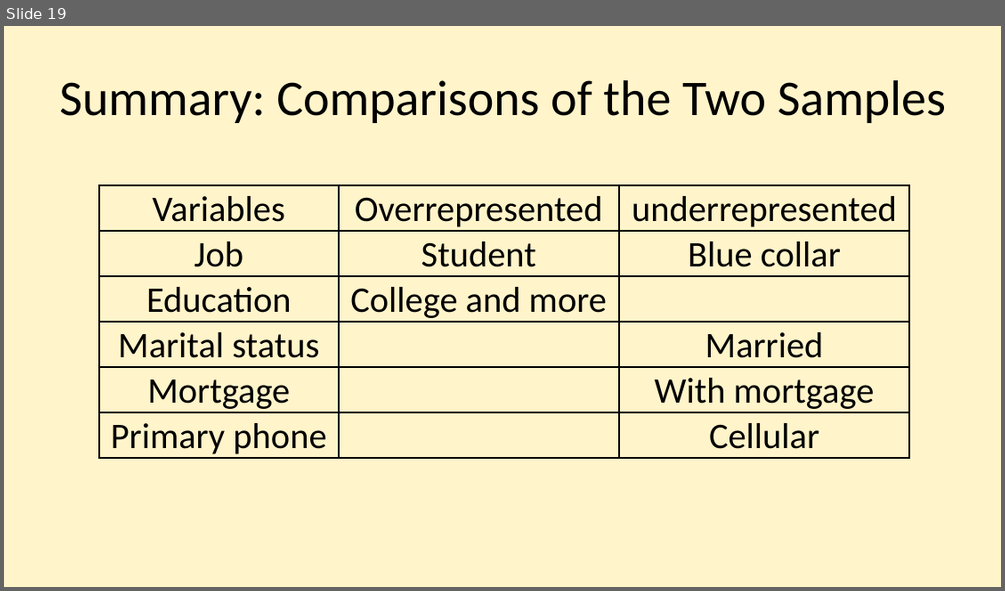
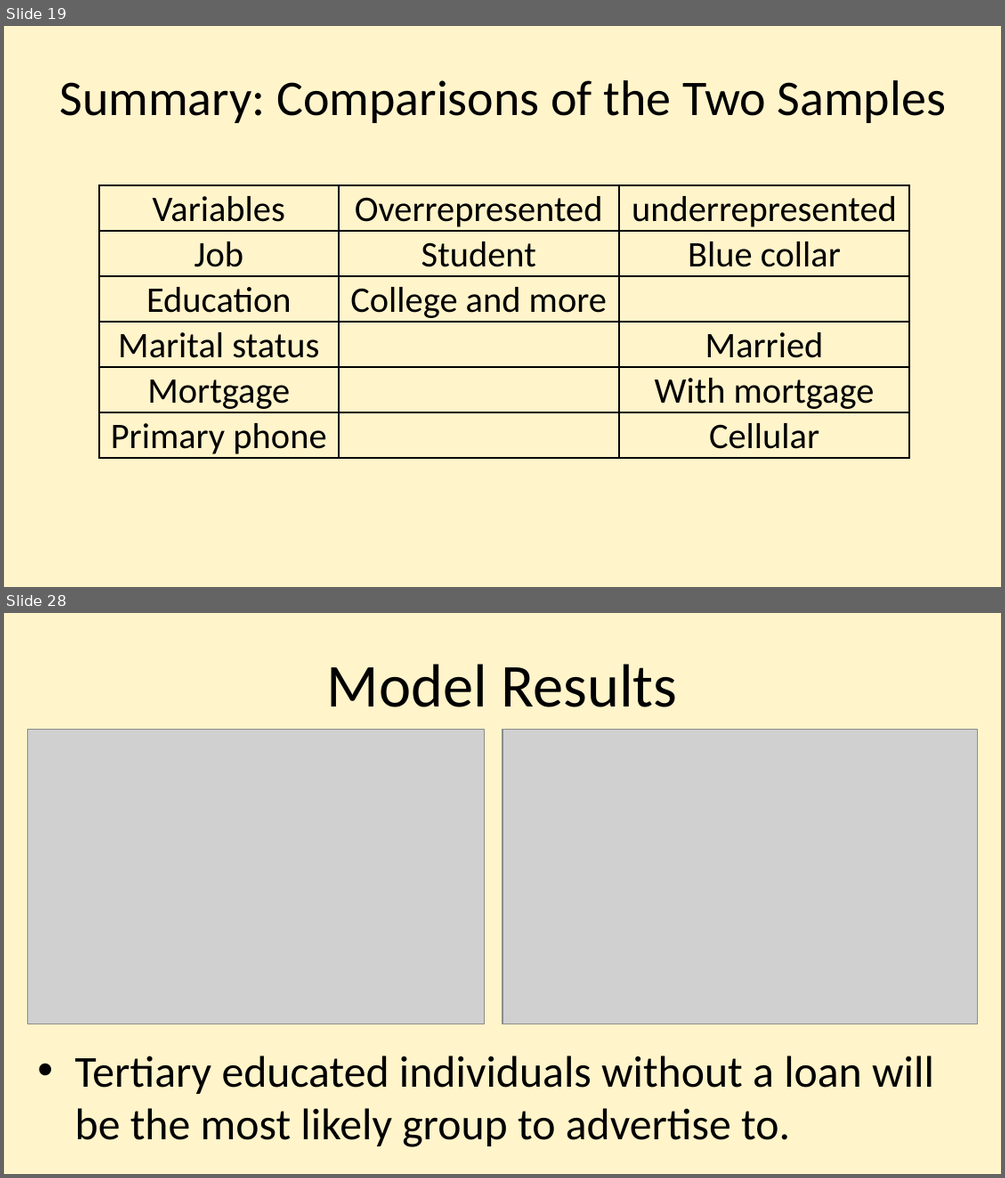
Before and after one commit to njmobley/Practicum-2, a slide deck: Practicum 2 presentation Nijia.pptx. Shown one above the other, each under a label of ours: slide 19 before the commit, slides 19 and 28 after it; the slides between them are not shown. The pictures are 1005x591 and 1005x1178 pixels, drawn with LibreOffice and Linux fonts; fonts in the diff are those of the drawing; grey boxes stand for pictures. Boxes give left, top, right and bottom in pixels: in the first picture for what was removed or moved away, otherwise in the second. Text is boxed around its words. In the diff, an @@ line names an element or a change of style, - is before the commit and + after.

```diff
--- a/Practicum 2 presentation Nijia.pptx
+++ b/Practicum 2 presentation Nijia.pptx
@@ slide 28 added at (4, 613, 1001, 1174), background #FFF4CA @@
@@ title added at (327, 664, 678, 707), 44 pt, text #000000 @@
+Model Results
@@ picture added at (28, 729, 485, 1023) @@
@@ picture added at (502, 729, 977, 1023) @@
@@ text added at (75, 1055, 934, 1147), 32 pt, text #000000 @@
+• Tertiary educated individuals without a loan will be the most likely group to advertise to.
```
Also in this commit, not shown: 11 other slides added.
